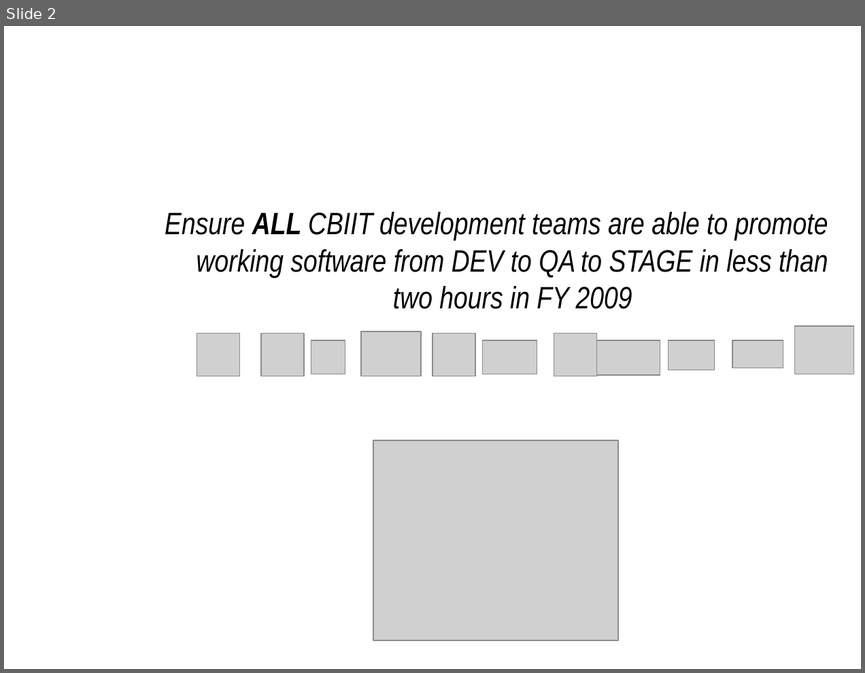
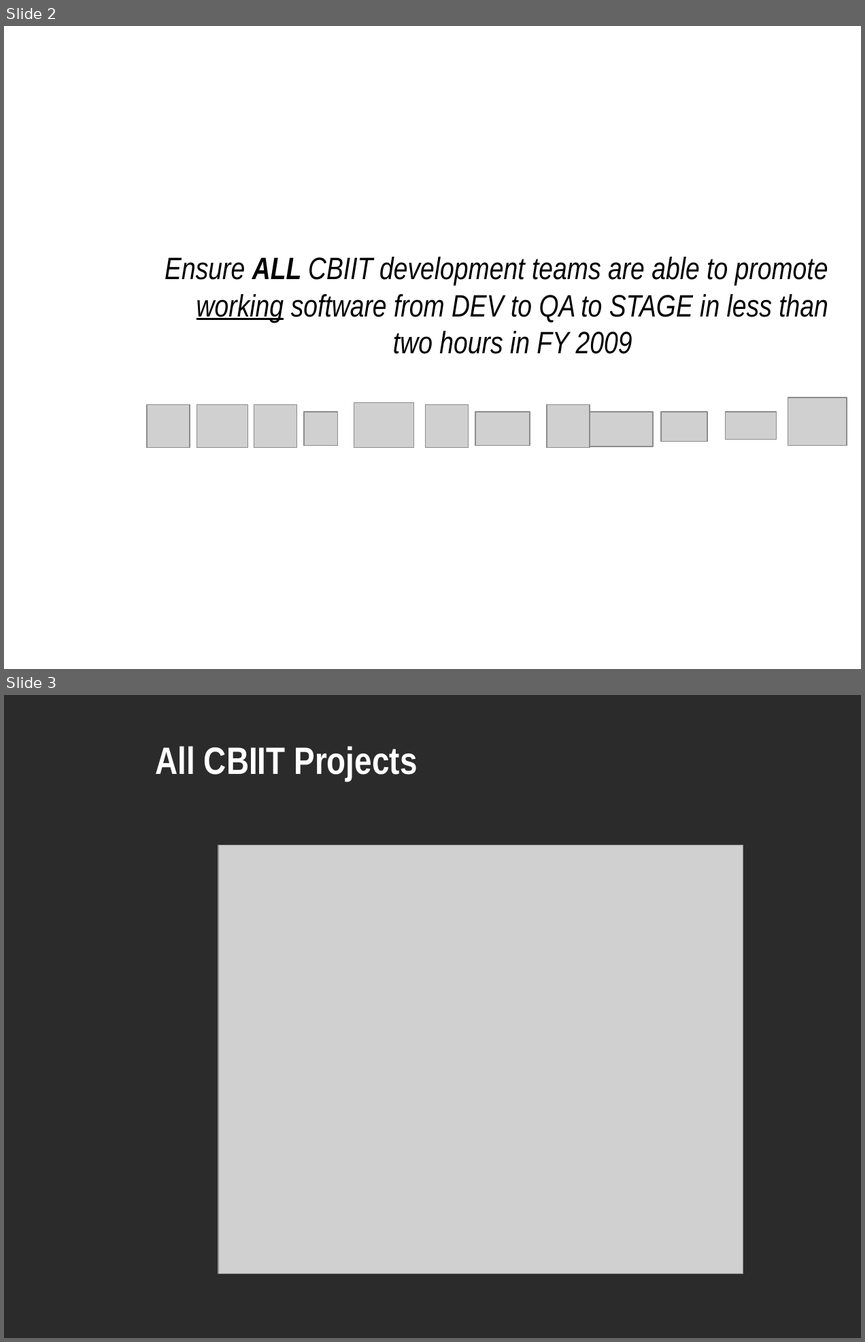
Before and after one commit to NCIP/automation, a slide deck: docs/roadmap/bda-roadmap.ppt. Shown one above the other, each under a label of ours: slide 2 before the commit, slides 2 and 3 after it. The pictures are 865x673 and 865x1342 pixels, drawn with LibreOffice and Linux fonts; fonts in the diff are those of the drawing; grey boxes stand for pictures; background and template pictures are left out; a plain dark background stands for a picture behind light text. Boxes give left, top, right and bottom in pixels: in the first picture for what was removed or moved away, otherwise in the second. Text is boxed around its words. In the diff, an @@ line names an element or a change of style, - is before the commit and + after.

```diff
--- a/docs/roadmap/bda-roadmap.ppt
+++ b/docs/roadmap/bda-roadmap.ppt
@@ slide 3 added at (4, 695, 861, 1338), background picture (left out) @@
@@ title added at (156, 746, 417, 781), 32 pt, text #FFFFFF, bold @@
+All CBIIT Projects
@@ picture added at (218, 845, 742, 1273) @@
@@ slide 2 changed as well @@
@@ text "Ensure ALL CBIIT development teams ..." at (164, 257, 828, 354): underline on in "working" @@
@@ picture: place and size @@
-picture at (197, 333, 239, 376)
+picture at (147, 405, 190, 448)
@@ picture: place and size @@
-picture at (432, 333, 475, 376)
+picture at (197, 405, 247, 448)
@@ 9 pictures: place and size @@
-9 pictures at (261, 326, 854, 376)
+9 pictures at (254, 397, 847, 448)
@@ picture: place and size @@
-picture at (373, 440, 618, 639)
+picture at (426, 405, 468, 448)
```
Also in this commit, not shown: 5 other slides changed, 2 other slides added, 2 slides removed, 1 other file.
